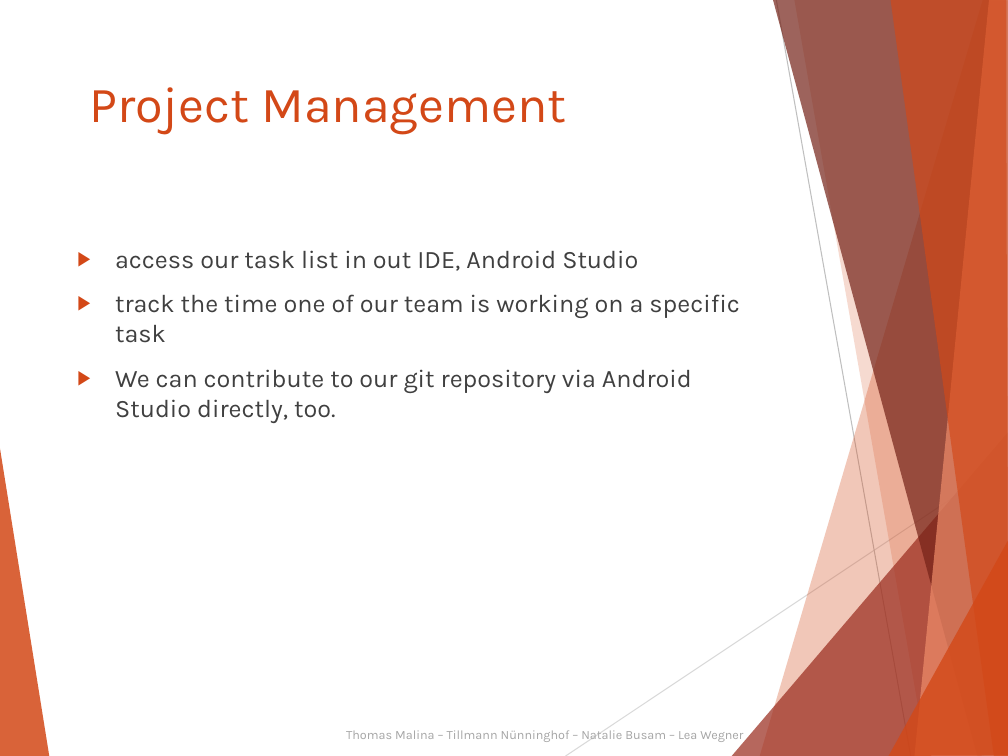
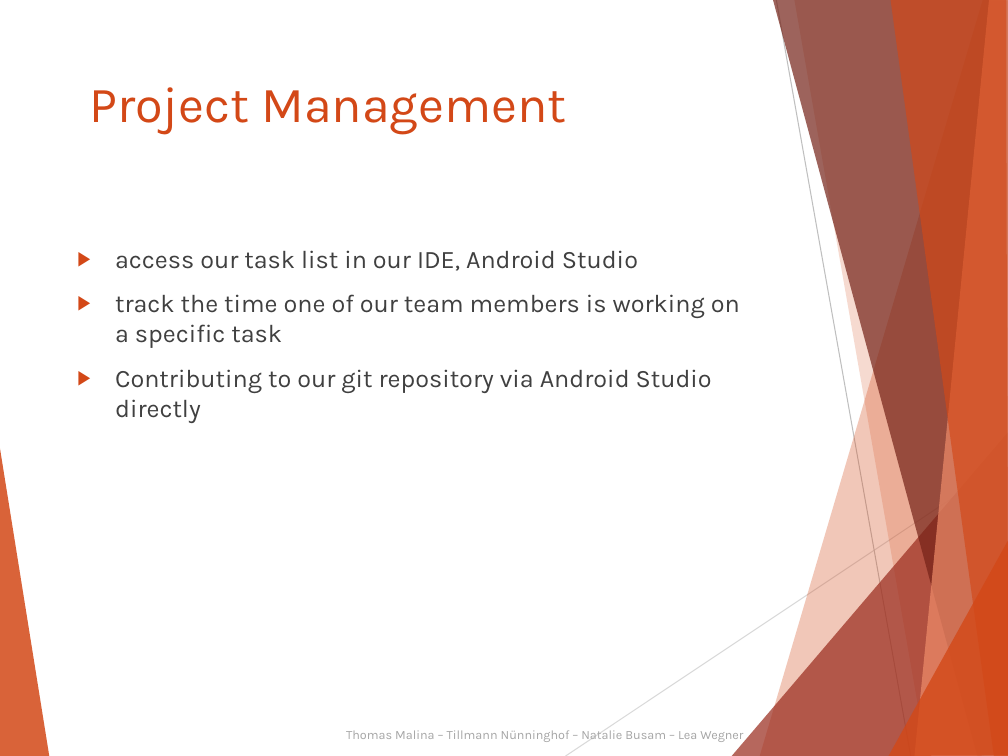
Before and after one commit to Kalkihe/Deminder, a slide deck: slide 9 of Documentation/Exam/Deminder.pptx. Drawn at 1008x756 pixels with LibreOffice and Linux fonts; fonts in the diff are those of the drawing. Boxes give left, top, right and bottom in pixels: in the first picture for what was removed or moved away, otherwise in the second. Text is boxed around its words. In the diff, an @@ line names an element or a change of style, - is before the commit and + after.

Commit message:
Präsentation

```diff
--- a/Documentation/Exam/Deminder.pptx
+++ b/Documentation/Exam/Deminder.pptx
@@ text at (115, 250, 740, 423): text changed @@
-▶ access our task list in out IDE, Android Studio
-▶ track the time one of our team is working on a specific task
-▶ We can contribute to our git repository via Android Studio directly, too.
+▶ access our task list in our IDE, Android Studio
+▶ track the time one of our team members is working on a specific task
+▶ Contributing to our git repository via Android Studio directly
```
Also in this commit, not shown: 9 other slides changed, 1 slide removed.
